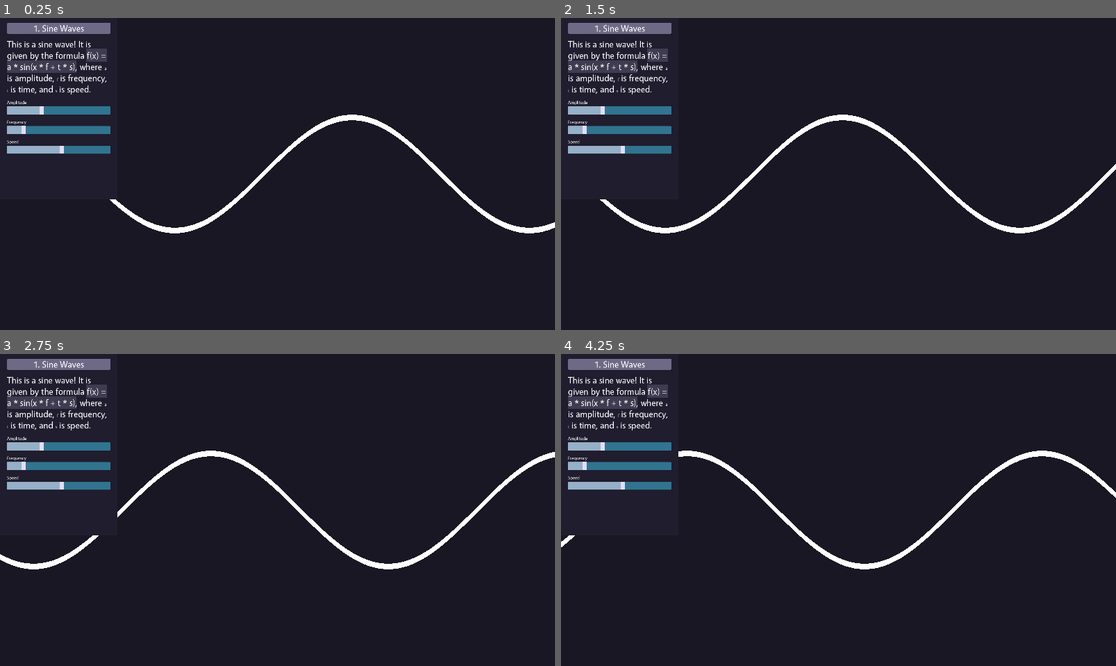
Above: before the commit, frames 1-4 (two rows, left to right).
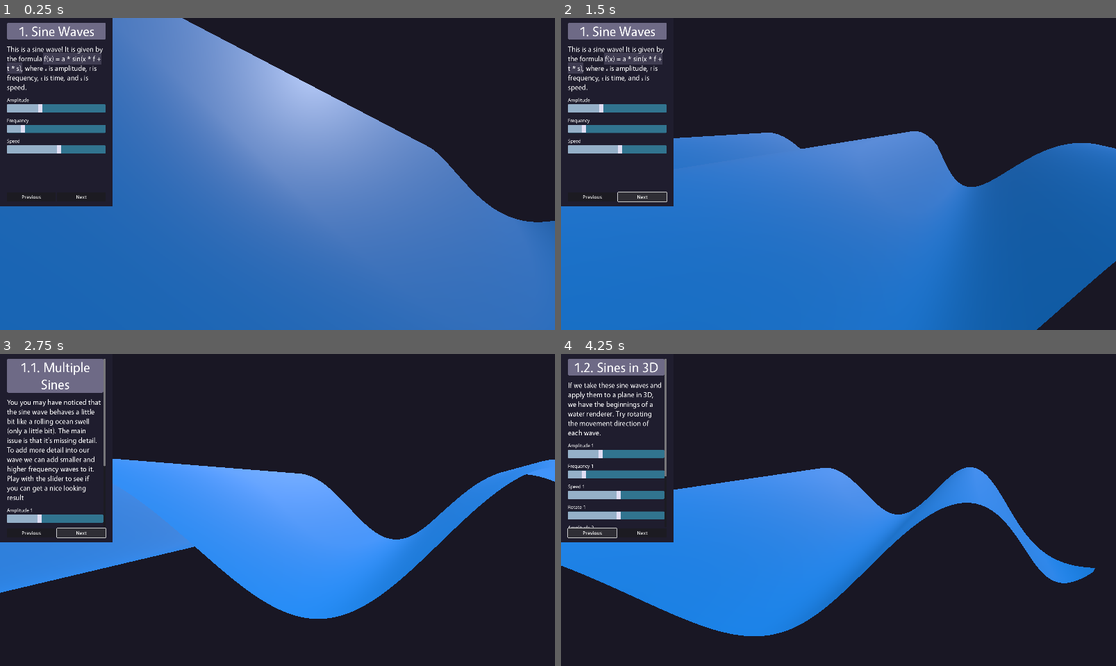
Above: after the commit, the same moments.

Repository: ffernn-dev/HowToWater
Game: Godot game, scene res://main.tscn
Same seed, same stepped clock (60 frames per second), same inputs: the game is played once before the commit and once after it.
Inputs (mouse positions are in pixels of both pictures, inside the frame that each line leads up to):
- Up to frame 1 (0.25 s): no input
- Up to frame 2 (1.5 s): click (594, 195) at 0.5 s, where only the run after the commit has a clickable "Previous"; click (644, 195) at 1.25 s, where only the run after the commit has a clickable "Next"
- Up to frame 3 (2.75 s): click (83, 531) at 2 s, where only the run after the commit has a clickable "Next"
- Up to frame 4 (4.25 s): click (594, 531) at 2.75 s, where only the run after the commit has a clickable "Previous"; click (594, 531) at 3.5 s, where only the run after the commit has a clickable "Previous"

The runs differ from the first frame. In frame 1, 68% of the frame differs, in the area x 0-100%, y 0-100%; in frame 2, 56%; in frame 3, 28%; in frame 4, 29%.

Commit message:
More slide stuff

Diff:
--- /dev/null
+++ b/autoloads/globals.gd
@@ -0,0 +1,4 @@
+extends Node
+
+
+var current_slide = 0
--- /dev/null
+++ b/autoloads/slide_data.gd
@@ -0,0 +1,194 @@
+extends Node
+
+var slides = [
+	{
+		"shader_flags": {"sine1_enable": true, "sine2_enable": false},
+		"camera_position": [Vector3(0, 0, 3.6), Vector3(0, 0, 0)],
+		"water_mesh_dimensions": Vector3(10, 0.1, 0),
+		"global_light": 1.0,
+		"controls": [
+			{
+				"type": "title",
+				"name": "1. Sine Waves",
+				"id": "main_heading",
+			},
+			{
+				"type": "paragraph",
+				"name": "This is a sine wave! It is given by the formula ```f(x) = a * sin(x * f + t * s)/```, where [i]a[/i] is amplitude, [i]f[/i] is frequency, [i]t[/i] is time, and [i]s[/i] is speed.",
+				"id": "main_heading",
+			},
+			{
+				"type": "slider",
+				"name": "Amplitude",
+				"id": "amplitude",
+				"min": 0.0,
+				"max": 3.0,
+				"default": 1.0,
+			},
+			{
+				"type": "slider",
+				"name": "Frequency",
+				"id": "frequency",
+				"min": 0.0,
+				"max": 6.5,
+				"default": 1.0,
+			},
+			{
+				"type": "slider",
+				"name": "Speed",
+				"id": "speed",
+				"min": -20.0,
+				"max": 20.0,
+				"default": 1.0,
+			},
+		]
+	},
+	{
+		"shader_flags": {"sine1_enable": true, "sine2_enable": true},
+		"camera_position": [Vector3(0, 0, 3.6), Vector3(0, 0, 0)],
+		"water_mesh_dimensions": Vector3(10, 0.1, 0),
+		"global_light": 1.0,
+		"controls": [
+			{
+				"type": "title",
+				"name": "1.1. Multiple Sines",
+				"id": "main_heading",
+			},
+			{
+				"type": "paragraph",
+				"name": "You you may have noticed that the sine wave behaves a little bit like a rolling ocean swell (only a little bit). The main issue is that it's missing detail. To add more detail into our wave we can add smaller and higher frequency waves to it. Play with the slider to see if you can get a nice looking result",
+				"id": "main_heading",
+			},
+			{
+				"type": "slider",
+				"name": "Amplitude 1",
+				"id": "amplitude",
+				"min": 0.0,
+				"max": 3.0,
+				"default": 1.0,
+			},
+			{
+				"type": "slider",
+				"name": "Frequency 1",
+				"id": "frequency",
+				"min": 0.0,
+				"max": 6.5,
+				"default": 1.0,
+			},
+			{
+				"type": "slider",
+				"name": "Speed 1",
+				"id": "speed",
+				"min": -20.0,
+				"max": 20.0,
+				"default": 1.0,
+			},
+			{
+				"type": "slider",
+				"name": "Amplitude 2",
+				"id": "amplitude2",
+				"min": 0.0,
+				"max": 3.0,
+				"default": 1.0,
+			},
+			{
+				"type": "slider",
+				"name": "Frequency 2",
+				"id": "frequency2",
+				"min": 0.0,
+				"max": 6.5,
+				"default": 1.0,
+			},
+			{
+				"type": "slider",
+				"name": "Speed 2",
+				"id": "speed2",
+				"min": -20.0,
+				"max": 20.0,
+				"default": 1.0,
+			},
+		]
+	},
+	{
+		"shader_flags": {"sine1_enable": true, "sine2_enable": true},
+		"camera_position": [Vector3(-3.388, 4.544, 7.124), Vector3(-44, -29.5, 0)],
+		"water_mesh_dimensions": Vector3(10, 0.1, 10),
+		"global_light": 0.0,
+		"controls": [
+			{
+				"type": "title",
+				"name": "1.2. Sines in 3D",
+				"id": "main_heading",
+			},
+			{
+				"type": "paragraph",
+				"name": "If we take these sine waves and apply them to a plane in 3D, we have the beginnings of a water renderer. Try rotating the movement direction of each wave.",
+				"id": "main_heading",
+			},
+			{
+				"type": "slider",
+				"name": "Amplitude 1",
+				"id": "amplitude",
+				"min": 0.0,
+				"max": 3.0,
+				"default": 1.0,
+			},
+			{
+				"type": "slider",
+				"name": "Frequency 1",
+				"id": "frequency",
+				"min": 0.0,
+				"max": 6.5,
+				"default": 1.0,
+			},
+			{
+				"type": "slider",
+				"name": "Speed 1",
+				"id": "speed",
+				"min": -20.0,
+				"max": 20.0,
+				"default": 1.0,
+			},
+			{
+				"type": "slider",
+				"name": "Rotate 1",
+				"id": "rotate",
+				"min": -20.0,
+				"max": 20.0,
+				"default": 1.0,
+			},
+			{
+				"type": "slider",
+				"name": "Amplitude 2",
+				"id": "amplitude2",
+				"min": 0.0,
+				"max": 3.0,
+				"default": 1.0,
+			},
+			{
+				"type": "slider",
+				"name": "Frequency 2",
+				"id": "frequency2",
+				"min": 0.0,
+				"max": 6.5,
+				"default": 1.0,
+			},
+			{
+				"type": "slider",
+				"name": "Speed 2",
+				"id": "speed2",
+				"min": -20.0,
+				"max": 20.0,
+				"default": 1.0,
+			},
+			{
+				"type": "slider",
+				"name": "Rotate 2",
+				"id": "rotate2",
+				"min": -20.0,
+				"max": 20.0,
+				"default": 1.0,
+			},
+		]
+	}
+]
--- a/main.gd
+++ b/main.gd
@@ -2,21 +2,60 @@
 
 @onready var ui = $UI
 @onready var water = $Water
+@onready var camera = $Camera3D
+@onready var world_environment = $WorldEnvironment
 
 @onready var water_shader = water.get_surface_override_material(0)
 
-func set_shader_value(id: String, value: float):
+@onready var camera_tween = get_tree().create_tween()
+
+func _ready():
+	ui.get_node("%Previous").pressed.connect(_prev_slide)
+	ui.get_node("%Next").pressed.connect(_next_slide)
+	show_slide(Globals.current_slide)
+
+
+func set_shader_value(id: String, value):
 	water_shader.set("shader_parameter/" + id, value)
 
-func _ready():
-	show_slide(SlideData.slides[0])
 
 func _on_control_value_changed(id: String, value: float):
 	set_shader_value(id, value)
 
-func show_slide(data: Dictionary):
-	var control_data = data["controls"]
+
+func _prev_slide():
+	Globals.current_slide -= 1
+	show_slide(Globals.current_slide)
+
+
+func _next_slide():
+	Globals.current_slide += 1
+	show_slide(Globals.current_slide)
+
+
+func show_slide(id: int):
+	var slide_data = SlideData.slides[id]
+
+	var shader_flags = slide_data["shader_flags"]
+	for i in shader_flags:
+		set_shader_value(i, shader_flags[i])
+
+	var control_data = slide_data["controls"]
 
 	var new_controls = ui.initialise(control_data)
 	for node in new_controls:
 		node.value_changed.connect(_on_control_value_changed)
+
+	animate_properties(slide_data)
+
+
+func animate_properties(slide_data):
+	if camera_tween:
+		camera_tween.kill()
+	camera_tween = get_tree().create_tween()
+	camera_tween.set_parallel(true)
+
+	camera_tween.tween_property(camera, "position", slide_data["camera_position"][0], 2)
+	camera_tween.tween_property(camera, "rotation_degrees", slide_data["camera_position"][1], 2)
+	camera_tween.tween_property(water.mesh, "size", slide_data["water_mesh_dimensions"], 2)
+	camera_tween.tween_property(world_environment.environment, "ambient_light_energy", slide_data["global_light"], 2)
--- a/main.tscn
+++ b/main.tscn
@@ -5,15 +5,16 @@
 [ext_resource type="Material" uid="uid://cpv7mj1arpauk" path="res://water.tres" id="1_lfe61"]
 
 [sub_resource type="BoxMesh" id="BoxMesh_m4372"]
-size = Vector3(10, 0.1, 2.08165e-12)
+size = Vector3(10, 0.1, 10)
 subdivide_width = 300
-subdivide_height = 300
+subdivide_depth = 300
 
 [sub_resource type="Environment" id="Environment_217yj"]
 background_mode = 1
 background_color = Color(0.0980392, 0.0901961, 0.141176, 1)
 ambient_light_source = 2
 ambient_light_color = Color(1, 1, 1, 1)
+ambient_light_energy = 0.0
 
 [node name="Main" type="Node3D"]
 script = ExtResource("1_0o2n4")
@@ -21,13 +22,16 @@
 [node name="UI" parent="." instance=ExtResource("1_bb3k4")]
 
 [node name="Water" type="MeshInstance3D" parent="."]
-transform = Transform3D(1, 0, 0, 0, 1, 0, 0, 0, 1, 2.08165e-12, 2.08165e-12, 5)
+transform = Transform3D(1, 0, 0, 0, 1, 0, 0, 0, 1, 2.08165e-12, 2.08165e-12, 0)
 mesh = SubResource("BoxMesh_m4372")
 surface_material_override/0 = ExtResource("1_lfe61")
 
 [node name="Camera3D" type="Camera3D" parent="."]
-transform = Transform3D(1, 0, 0, 0, 1, 0, 0, 0, 1, 2.08165e-12, 2.08165e-12, 8.6)
+transform = Transform3D(1, 0, 0, 0, 1, 0, 0, 0, 1, 2.08165e-12, 2.08165e-12, 3.6)
 size = 5.5
 
 [node name="WorldEnvironment" type="WorldEnvironment" parent="."]
 environment = SubResource("Environment_217yj")
+
+[node name="DirectionalLight3D" type="DirectionalLight3D" parent="."]
+transform = Transform3D(-0.913205, -0.37334, 0.163324, -0.264091, 0.847446, 0.460533, -0.310344, 0.377428, -0.872488, 4.11556, 5.64446, -4.92927)
--- a/main_theme.tres
+++ b/main_theme.tres
@@ -34,10 +34,11 @@
 HSlider/styles/grabber_area = SubResource("StyleBoxFlat_3uh3h")
 HSlider/styles/grabber_area_highlight = SubResource("StyleBoxFlat_j6x46")
 HSlider/styles/slider = SubResource("StyleBoxFlat_cvtdm")
+MarginContainer/constants/margin_bottom = 16
 MarginContainer/constants/margin_left = 24
 MarginContainer/constants/margin_right = 24
 MarginContainer/constants/margin_top = 16
 Panel/styles/panel = SubResource("StyleBoxFlat_mr6gb")
-RichTextLabel/font_sizes/normal_font_size = 16
+RichTextLabel/font_sizes/normal_font_size = 18
 RichTextLabel/fonts/italics_font = ExtResource("1_giqsm")
 RichTextLabel/fonts/normal_font = ExtResource("1_giqsm")
--- a/project.godot
+++ b/project.godot
@@ -17,7 +17,8 @@
 
 [autoload]
 
-SlideData="*res://slide_data.gd"
+SlideData="*res://autoloads/slide_data.gd"
+Globals="*res://autoloads/globals.gd"
 
 [display]
 
--- a/slide_data.gd
+++ /dev/null
@@ -1,42 +0,0 @@
-extends Node
-
-var slides = [
-	{
-		"controls": [
-			{
-				"type": "title",
-				"name": "1. Sine Waves",
-				"id": "main_heading",
-			},
-			{
-				"type": "paragraph",
-				"name": "This is a sine wave! It is given by the formula ```f(x) = a * sin(x * f + t * s)/```, where [i]a[/i] is amplitude, [i]f[/i] is frequency, [i]t[/i] is time, and [i]s[/i] is speed.",
-				"id": "main_heading",
-			},
-			{
-				"type": "slider",
-				"name": "Amplitude",
-				"id": "amplitude",
-				"min": 0.0,
-				"max": 3.0,
-				"default": 1.0,
-			},
-			{
-				"type": "slider",
-				"name": "Frequency",
-				"id": "frequency",
-				"min": 0.0,
-				"max": 6.5,
-				"default": 1.0,
-			},
-			{
-				"type": "slider",
-				"name": "Speed",
-				"id": "speed",
-				"min": -20.0,
-				"max": 20.0,
-				"default": 1.0,
-			},
-		]
-	}
-]
--- a/ui.gd
+++ b/ui.gd
@@ -1,6 +1,6 @@
 extends Control
 
-@onready var main_container = $MainPanel/Margin/Scroll/MainContainer
+@onready var main_container = %MainContainer
 
 var slider_scene = preload("res://ui_components/slider.tscn")
 var title_scene = preload("res://ui_components/title.tscn")
--- a/ui.tscn
+++ b/ui.tscn
@@ -13,9 +13,10 @@
 script = ExtResource("1_5pc7n")
 
 [node name="MainPanel" type="Panel" parent="."]
-layout_mode = 0
-offset_right = 407.0
-offset_bottom = 628.0
+layout_mode = 1
+anchors_preset = -1
+anchor_bottom = 0.603
+offset_right = 390.0
 theme = ExtResource("1_x5rvc")
 
 [node name="Margin" type="MarginContainer" parent="MainPanel"]
@@ -25,15 +26,36 @@
 anchor_bottom = 1.0
 grow_horizontal = 2
 grow_vertical = 2
+size_flags_vertical = 3
 theme = ExtResource("1_x5rvc")
 
-[node name="Scroll" type="ScrollContainer" parent="MainPanel/Margin"]
+[node name="ContentAndButtons" type="VBoxContainer" parent="MainPanel/Margin"]
 layout_mode = 2
+
+[node name="Scroll" type="ScrollContainer" parent="MainPanel/Margin/ContentAndButtons"]
+layout_mode = 2
+size_flags_vertical = 3
 follow_focus = true
 
-[node name="MainContainer" type="VBoxContainer" parent="MainPanel/Margin/Scroll"]
+[node name="MainContainer" type="VBoxContainer" parent="MainPanel/Margin/ContentAndButtons/Scroll"]
+unique_name_in_owner = true
 layout_mode = 2
 size_flags_horizontal = 3
 size_flags_vertical = 3
 theme = ExtResource("1_x5rvc")
 theme_override_constants/separation = 16
+
+[node name="Buttons" type="HBoxContainer" parent="MainPanel/Margin/ContentAndButtons"]
+layout_mode = 2
+
+[node name="Previous" type="Button" parent="MainPanel/Margin/ContentAndButtons/Buttons"]
+unique_name_in_owner = true
+layout_mode = 2
+size_flags_horizontal = 3
+text = "Previous"
+
+[node name="Next" type="Button" parent="MainPanel/Margin/ContentAndButtons/Buttons"]
+unique_name_in_owner = true
+layout_mode = 2
+size_flags_horizontal = 3
+text = "Next"
--- a/ui_components/paragraph.tscn
+++ b/ui_components/paragraph.tscn
@@ -10,7 +10,7 @@
 grow_horizontal = 2
 grow_vertical = 2
 theme = ExtResource("1_ghfcr")
-theme_override_font_sizes/normal_font_size = 32
+theme_override_font_sizes/normal_font_size = 26
 bbcode_enabled = true
 text = "title"
 fit_content = true
--- a/ui_components/title.tscn
+++ b/ui_components/title.tscn
@@ -17,7 +17,7 @@
 grow_horizontal = 2
 grow_vertical = 2
 theme = ExtResource("1_g8r2d")
-theme_override_font_sizes/normal_font_size = 32
+theme_override_font_sizes/normal_font_size = 48
 bbcode_enabled = true
 text = "[center]1. Sine Waves[/center]"
 fit_content = true
--- a/water.gdshader
+++ b/water.gdshader
@@ -1,11 +1,23 @@
 shader_type spatial;
 
+group_uniforms flags;
+uniform bool sine1_enable = true;
+uniform bool sine2_enable = true;
+
+group_uniforms params;
 uniform float amplitude = 1.0;
 uniform float frequency = 1.0;
 uniform float speed = 1.0;
+uniform float rotation : hint_range(0.0, 1.0) = 0.5;
 
-vec3 calc_normal(vec3 vertex) {
-	float dx = amplitude * frequency * cos(vertex.x * frequency + TIME * speed);
+uniform float amplitude2 = 1.0;
+uniform float frequency2 = 1.0;
+uniform float speed2 = 0.0;
+uniform float rotation2 : hint_range(0.0, 1.0) = 0.5;
+
+vec3 calc_normal(float direction) {
+	float derivative = amplitude * frequency * cos(direction * frequency + TIME * speed);
+	float dx = derivative;
 	float dz = 0.0; // Assuming no displacement in the z-axis.
 
 	// Calculate the normal by taking the cross product of the partial derivatives.
@@ -18,12 +30,20 @@
 
 
 void fragment() {
-	ALBEDO = vec3(1.0);
+	ALBEDO = vec3(0.05, 0.5, 0.9);
 }
 
 void vertex() {
-	float displacement1 = amplitude * sin(VERTEX.x * frequency + TIME * speed);
-	VERTEX.y += displacement1;
 
-	NORMAL = calc_normal(VERTEX);
+	float x = VERTEX.x;
+    float z = VERTEX.z;
+
+	float direction = x*sin(rotation) + x*cos(rotation) - z*sin(rotation) + z*cos(rotation);
+	float sine = sin(direction * frequency + TIME * speed);
+	VERTEX.y += sine;
+	//float sine1 = amplitude * sin(VERTEX.x * frequency + TIME * speed);
+	//float sine2 = amplitude2 * sin(VERTEX.x * frequency2 + TIME * speed2);
+	//VERTEX.y += (sine1 * float(sine1_enable)) + (sine2 * float(sine2_enable));
+
+	NORMAL = calc_normal(direction);
 }
--- a/water.tres
+++ b/water.tres
@@ -5,6 +5,13 @@
 [resource]
 render_priority = 0
 shader = ExtResource("1_qlw4i")
+shader_parameter/sine1_enable = true
+shader_parameter/sine2_enable = true
 shader_parameter/amplitude = 1.0
 shader_parameter/frequency = 1.0
 shader_parameter/speed = 1.0
+shader_parameter/rotation = 0.0
+shader_parameter/amplitude2 = 1.0
+shader_parameter/frequency2 = 1.0
+shader_parameter/speed2 = 0.0
+shader_parameter/rotation2 = 0.5
